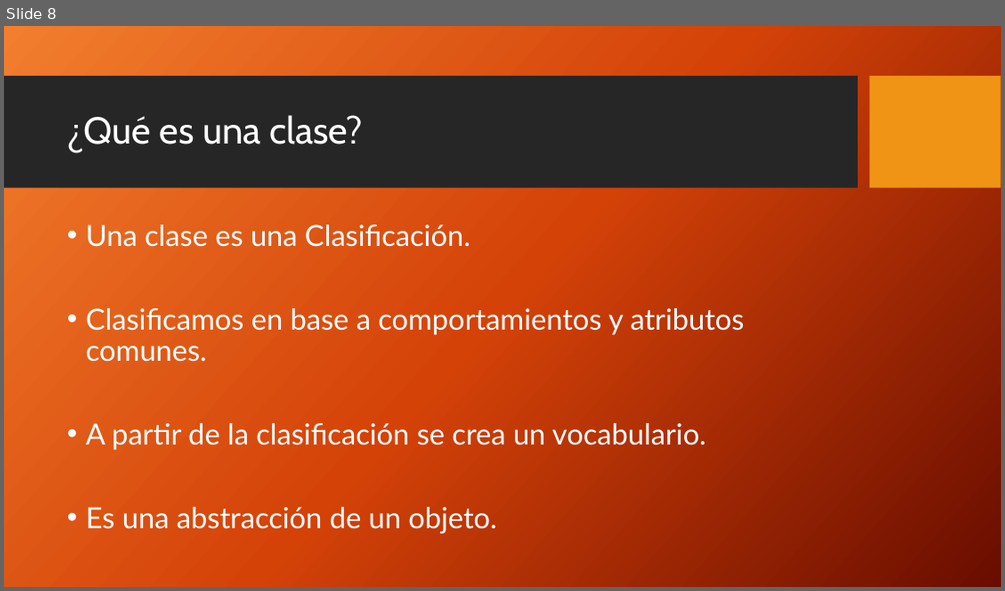
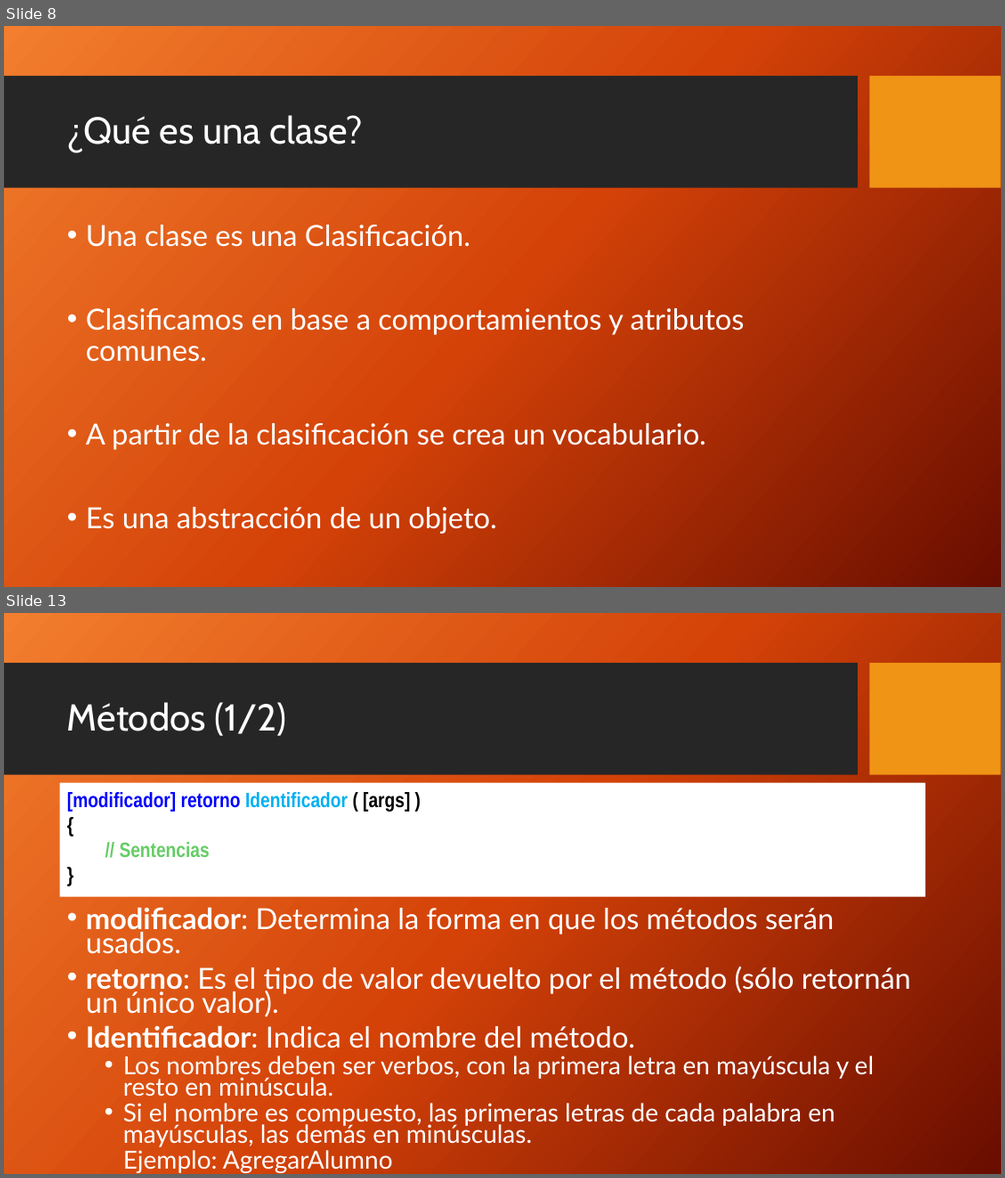
Before and after one commit to FedeDavila1984/utn_prog_y_lab_II, a slide deck: PPTs/ProgramacionII_Clase_02-2018.pptx. Shown one above the other, each under a label of ours: slide 8 before the commit, slides 8 and 13 after it; the slides between them are not shown. The pictures are 1005x591 and 1005x1178 pixels, drawn with LibreOffice and Linux fonts; fonts in the diff are those of the drawing; background and template pictures are left out. Boxes give left, top, right and bottom in pixels: in the first picture for what was removed or moved away, otherwise in the second. Text is boxed around its words. In the diff, an @@ line names an element or a change of style, - is before the commit and + after.

```diff
--- a/PPTs/ProgramacionII_Clase_02-2018.pptx
+++ b/PPTs/ProgramacionII_Clase_02-2018.pptx
@@ slide 13 added at (x1=4, y1=613, x2=1001, y2=1174), background picture (left out); not listed: 2 template elements that a slide beside it also shows @@
@@ title added at (x1=67, y1=702, x2=286, y2=736), 36 pt, text #FFFFFF @@
+Métodos (1/2)
@@ rectangle added at (x1=59, y1=783, x2=925, y2=896), fill #FFFFFF, 20 pt, text #0000FF, bold @@
+[modificador] retorno Identificador ( [args] )
+{
+// Sentencias
+}
@@ text added at (x1=86, y1=907, x2=911, y2=1173), 24 pt, text #FFFFFF @@
+• modificador: Determina la forma en que los métodos serán usados.
+• retorno: Es el tipo de valor devuelto por el método (sólo retornán un único valor).
+• Identificador: Indica el nombre del método.
+  • Los nombres deben ser verbos, con la primera letra en mayúscula y el resto en minúscula.
+  • Si el nombre es compuesto, las primeras letras de cada palabra en mayúsculas, las demás en minúsculas.
+  Ejemplo: AgregarAlumno
```
Also in this commit, not shown: 2 slides changed, 12 other slides added, 9 other files.
